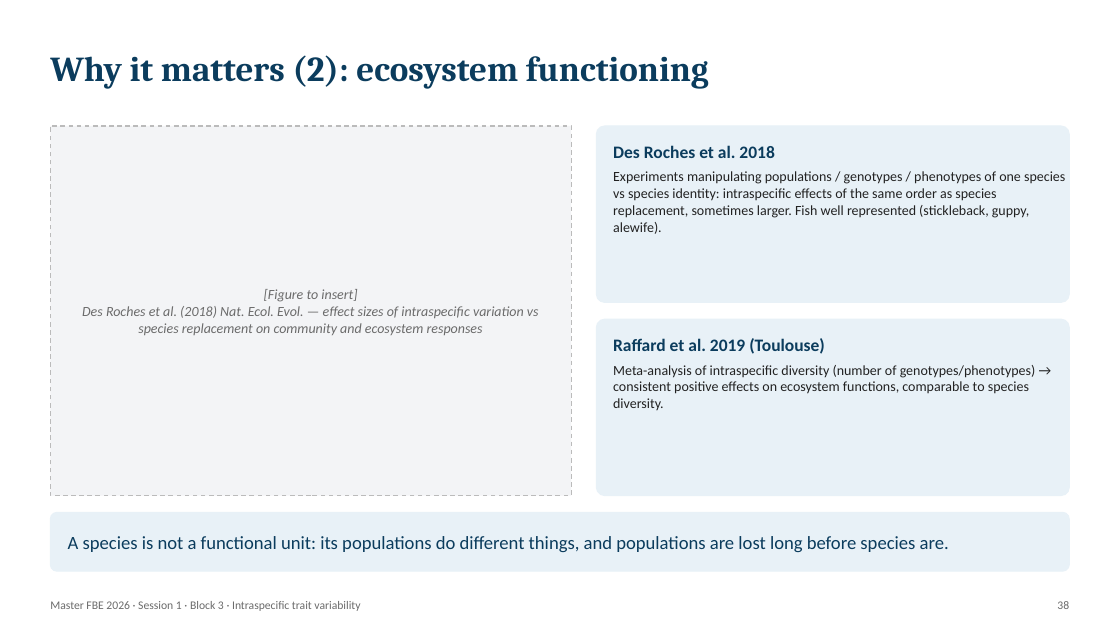
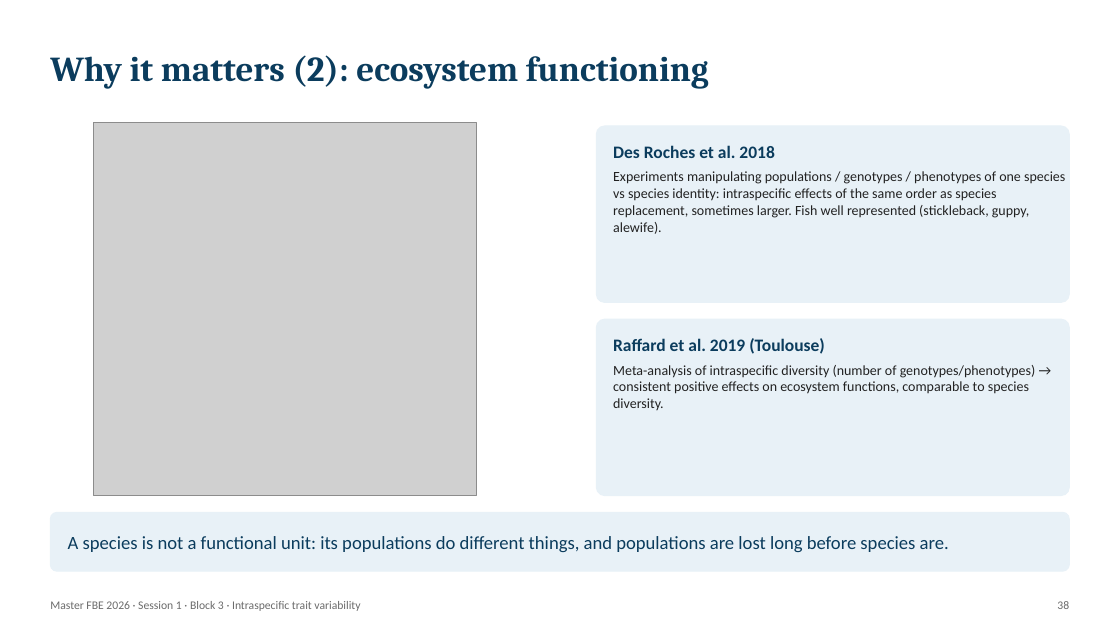
Before and after one commit to AureleToussaint/homepage, a slide deck: slide 6 of data/courses/FBE_2026/slides/FBE_2026_03_Block3_Intraspecific_Trait_Variability.pptx. Drawn at 1120x630 pixels with LibreOffice and Linux fonts; fonts in the diff are those of the drawing; grey boxes stand for pictures. Boxes give left, top, right and bottom in pixels: in the first picture for what was removed or moved away, otherwise in the second. Text is boxed around its words. In the diff, an @@ line names an element or a change of style, - is before the commit and + after.

```diff
--- a/data/courses/FBE_2026/slides/FBE_2026_03_Block3_Intraspecific_Trait_Variability.pptx
+++ b/data/courses/FBE_2026/slides/FBE_2026_03_Block3_Intraspecific_Trait_Variability.pptx
@@ rectangle removed at (x1=50, y1=126, x2=571, y2=496) @@
@@ picture added at (x1=93, y1=123, x2=476, y2=496) @@
@@ text removed at (x1=82, y1=289, x2=539, y2=335) @@
-[Figure to insert]
-Des Roches et al. (2018) Nat. Ecol. Evol. — effect sizes of intraspecific variation vs species replacement on community and ecosystem responses
```
Also in this commit, not shown: 7 other slides changed, 6 other files.
